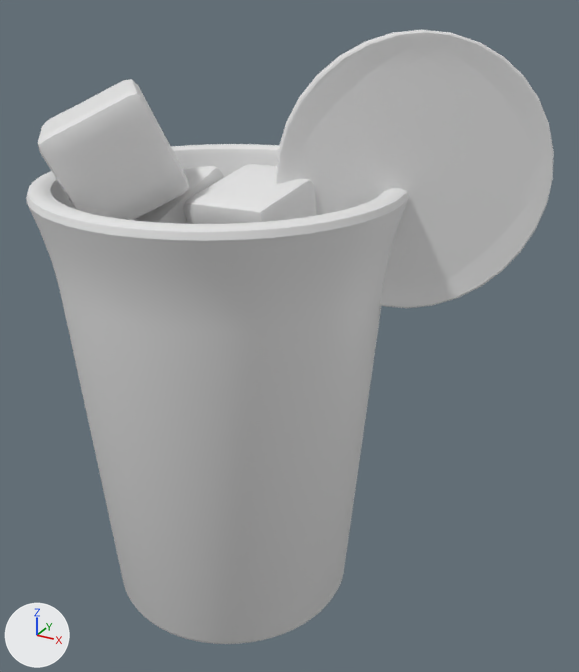
The OBJ model public/assets/drink-baked/blog0125.obj: old version first, new version second.
Camera for both pictures: a 50 mm lens placed at (3.42, -5.13, 5.07), pointed at (0.54, 0.1, 2.46). The lights are fixed; the arrows at lower left show +X, +Y and +Z. The picture after the commit comes second. Where no turn or scale is listed for an object, it has been applied to the vertices.
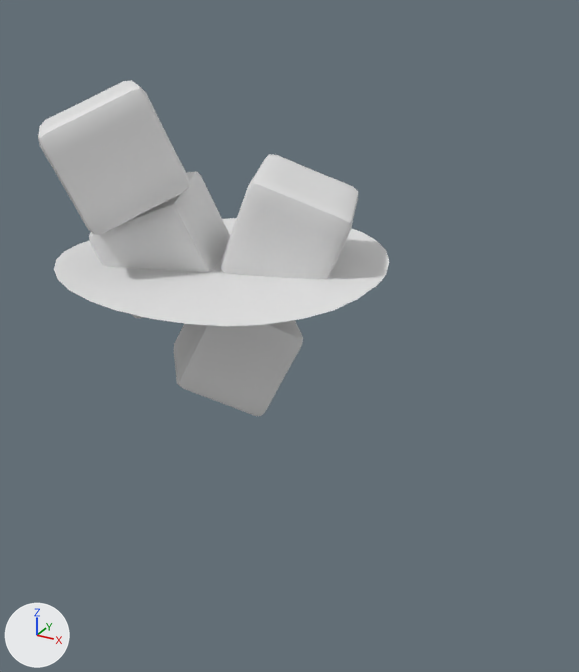
What differs and where, as boxes [x1, y1, x2, y2] in the pictures (579 x 672 px; the box of a moved part takes in the faces that stretch with it):
'Cylinder', deleted: before [26, 144, 409, 644]
'Circle.001', deleted: before [276, 29, 554, 308]
'Cube.003', reshaped: before [38, 79, 189, 220]; after [38, 80, 190, 235]
'Cube.002', reshaped: before [184, 164, 316, 224]; after [221, 154, 358, 280]
'Cube.001', reshaped: before [135, 166, 224, 224]; after [89, 171, 230, 318]
part 1 of me_cube, moved or reshaped (not visible before): after [174, 320, 303, 416]
part 5 of me_plane, moved or reshaped (not visible before): after [54, 218, 389, 326]

The change, as a list of edits to the scene's bpy script:
```text
Change me_cube:
    used by ob_cube; location = (0.0, 0.0, 0.0)
    remove me_cube.from_pydata(...)  # 386 vertices, 384 faces; spans x -0.668..0.568, y -0.66..0.59, z 1.769..2.848
    add me_cube.from_pydata(...)  # 386 vertices, 384 faces; spans x -0.565..0.678, y -0.556..0.649, z 1.781..2.814
    me_cube part 1: the whole mesh is multiplied about its middle by the matrix ((-0.88, -0.377, 0.29), (0.102, 0.446, 0.889), (-0.464, 0.812, -0.354)), then moved by (0.107, 0.082, -0.011)
Change me_cube_001:
    used by ob_cube_001; location = (0.0, 0.0, 0.0)
    remove me_cube_001.from_pydata(...)  # 386 vertices, 384 faces; spans x -0.952..0.053, y -0.521..0.575, z 2.639..3.745
    add me_cube_001.from_pydata(...)  # 386 vertices, 384 faces; spans x -1.012..0.14, y -0.714..0.374, z 2.622..3.688
    me_cube_001 part 2: the whole mesh is multiplied about its middle by the matrix ((0.883, -0.387, -0.265), (0.443, 0.874, 0.201), (0.154, -0.295, 0.943)), then moved by (0.014, -0.197, -0.037)
Change me_cube_002:
    used by ob_cube_002; location = (0.0, 0.0, 0.0)
    remove me_cube_002.from_pydata(...)  # 386 vertices, 384 faces; spans x -0.067..0.893, y -0.573..0.444, z 2.854..3.823
    add me_cube_002.from_pydata(...)  # 386 vertices, 384 faces; spans x -0.071..1.098, y -0.331..0.683, z 2.803..3.841
    me_cube_002 part 3: the whole mesh is multiplied about its middle by the matrix ((0.189, -0.966, 0.179), (0.098, -0.163, -0.982), (0.977, 0.203, 0.064)), then moved by (0.1, 0.24, -0.016)
Change me_cube_003:
    used by ob_cube_003; location = (0.0, 0.0, 0.0)
    remove me_cube_003.from_pydata(...)  # 386 vertices, 384 faces; spans x -1.21..0.015, y -1.123..0.091, z 3.386..4.409
    add me_cube_003.from_pydata(...)  # 386 vertices, 384 faces; spans x -1.178..0.05, y -1.162..0.04, z 3.401..4.431
    me_cube_003 part 4: the whole mesh is multiplied about its middle by the matrix ((0.446, -0.514, -0.732), (-0.449, 0.58, -0.68), (0.774, 0.632, 0.028)), then moved by (0.033, -0.045, 0.019)
Change me_plane:
    used by ob_plane; location = (0.0, 0.0, 0.0)
    remove me_plane.from_pydata(...)  # 260 vertices, 80 faces; spans x -1.3..1.3, y -1.31..1.31, z 3.01..3.09
    add me_plane.from_pydata(...)  # 232 vertices, 173 faces; spans x -1.31..1.31, y -1.31..1.31, z 3.01..3.09
    me_plane part 5: 2 vertices moved within x 0.0, y -1.31..1.31, z 3.07; 204 vertices removed from x -1.3..1.3, y -1.3..1.3, z 3.01..3.09; 176 vertices added at x -1.31..1.31, y -1.31..1.31, z 3.01..3.09
Remove ob_circle_001:
    ob_circle_001 = bpy.data.objects.new('Circle.001', me_circle_001)
    ob_circle_001.location = (0.0, 0.0, 0.0)
Remove ob_cylinder:
    ob_cylinder = bpy.data.objects.new('Cylinder', me_cylinder)
    ob_cylinder.location = (0.0, 0.0, 0.0)
```
